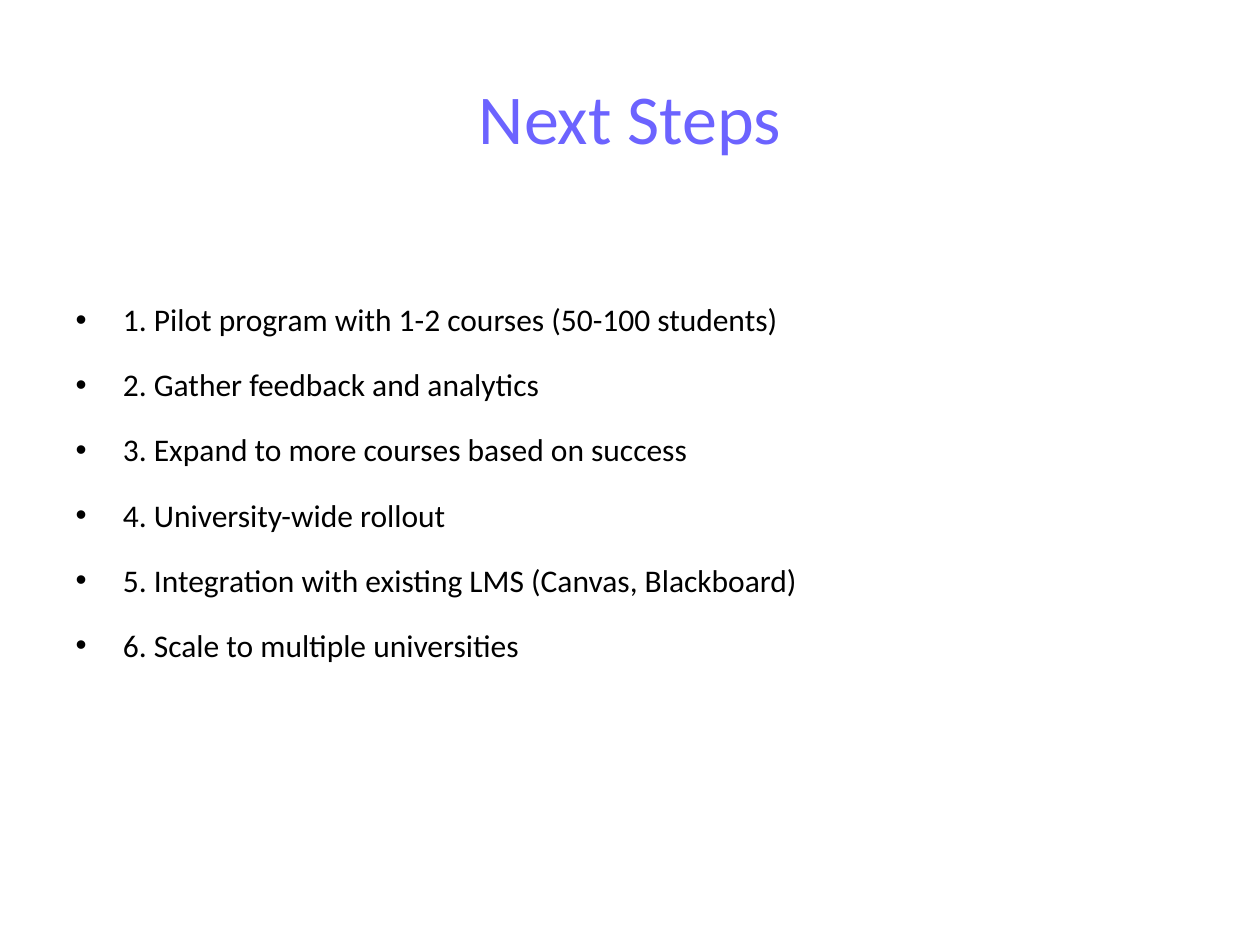
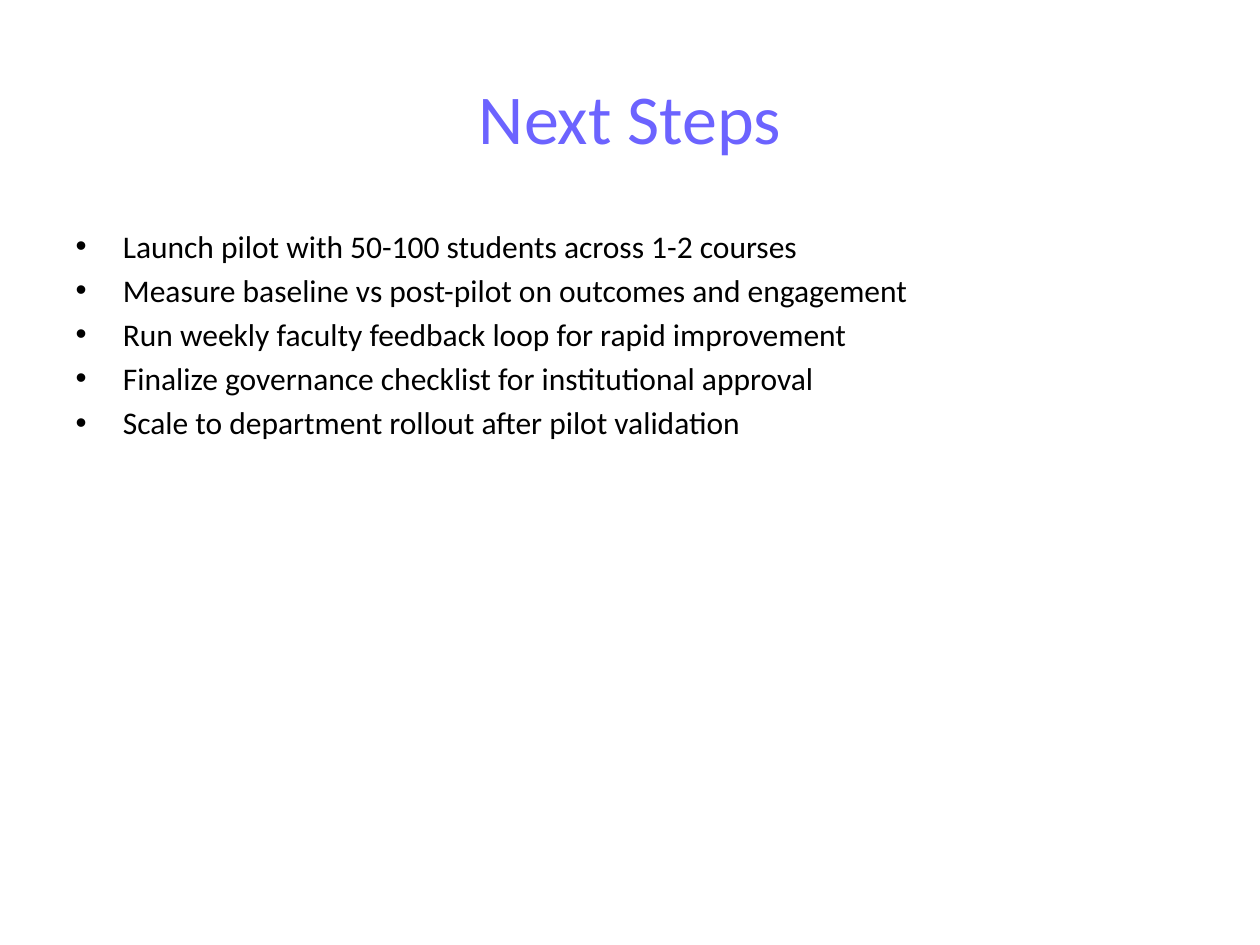
Before and after one commit to Garima040106/uniwise-ai, a slide deck: slide 15 of Uniwise_AI_Presentation.pptx. Drawn at 1260x945 pixels with LibreOffice and Linux fonts; fonts in the diff are those of the drawing. Boxes give left, top, right and bottom in pixels: in the first picture for what was removed or moved away, otherwise in the second. Text is boxed around its words. In the diff, an @@ line names an element or a change of style, - is before the commit and + after.

```diff
--- a/Uniwise_AI_Presentation.pptx
+++ b/Uniwise_AI_Presentation.pptx
@@ text at <box>123,236,907,439</box>: text changed @@
-• 1. Pilot program with 1-2 courses (50-100 students)
-• 2. Gather feedback and analytics
-• 3. Expand to more courses based on success
-• 4. University-wide rollout
-• 5. Integration with existing LMS (Canvas, Blackboard)
-• 6. Scale to multiple universities
+• Launch pilot with 50-100 students across 1-2 courses
+• Measure baseline vs post-pilot on outcomes and engagement
+• Run weekly faculty feedback loop for rapid improvement
+• Finalize governance checklist for institutional approval
+• Scale to department rollout after pilot validation
```
Also in this commit, not shown: 6 other slides changed, 3 slides added, 3 slides removed, 1 other file.
